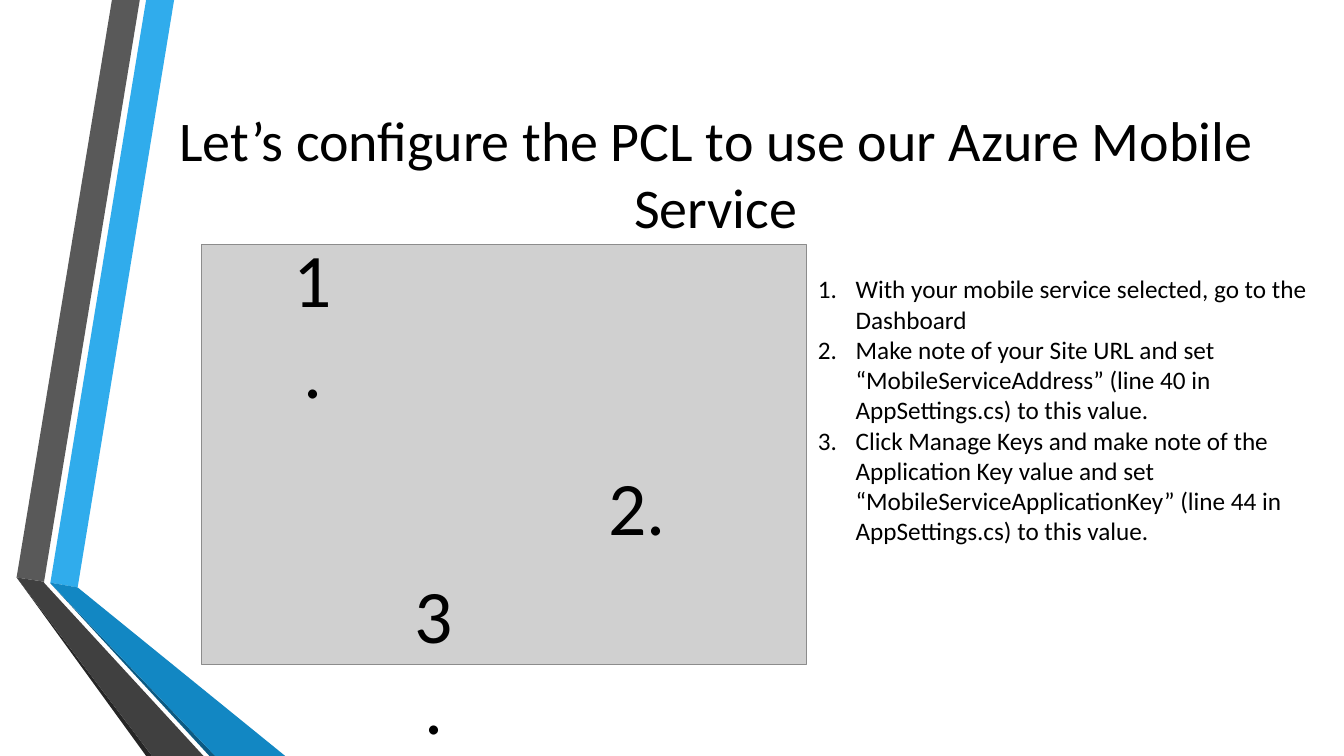
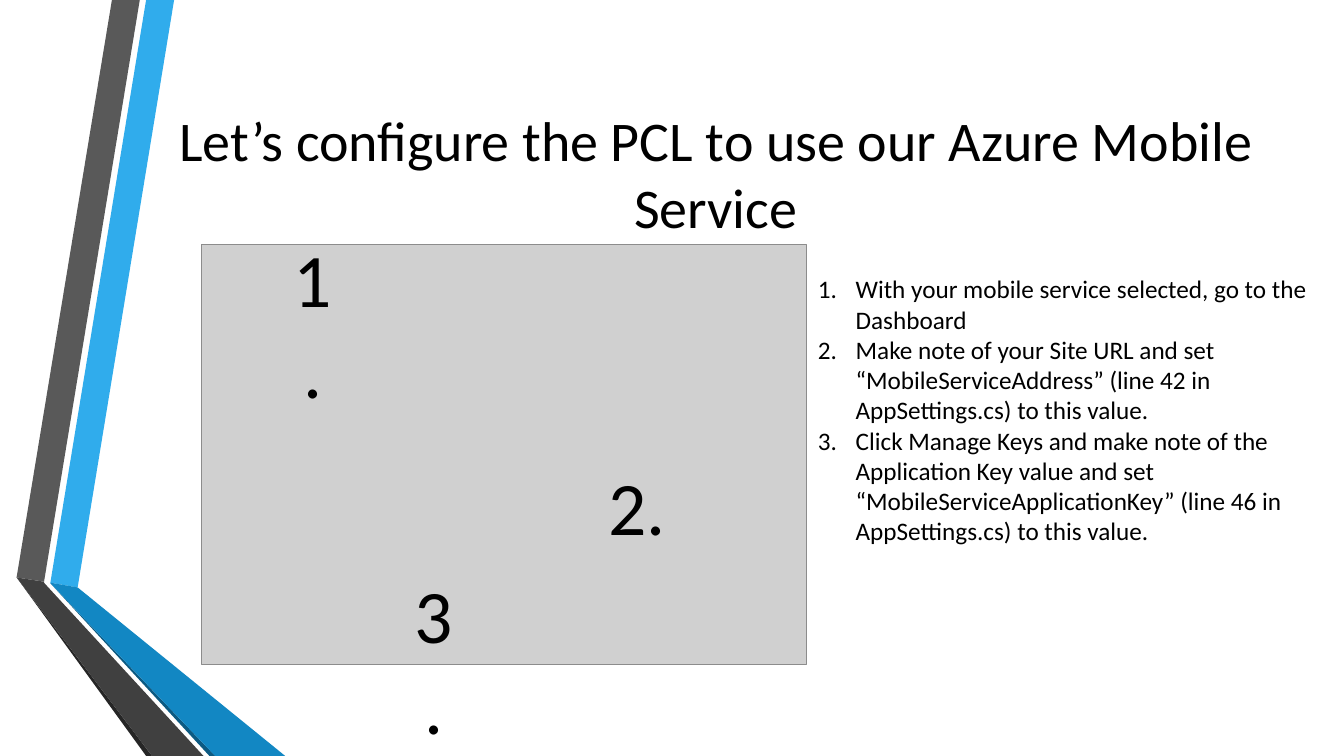
Before and after one commit to toolboc/XPlatformCloudKit, a slide deck: slide 16 of XPlatformCloudkit.pptx. Drawn at 1344x756 pixels with LibreOffice and Linux fonts; fonts in the diff are those of the drawing; grey boxes stand for pictures; background and template pictures are left out. Boxes give left, top, right and bottom in pixels: in the first picture for what was removed or moved away, otherwise in the second. Text is boxed around its words. In the diff, an @@ line names an element or a change of style, - is before the commit and + after.

```diff
--- a/XPlatformCloudkit.pptx
+++ b/XPlatformCloudkit.pptx
@@ text at <box>856,341,1281,545</box>: text changed @@
-2. Make note of your Site URL and set “MobileServiceAddress” (line 40 in AppSettings.cs) to this value.
-3. Click Manage Keys and make note of the Application Key value and set “MobileServiceApplicationKey” (line 44 in AppSettings.cs) to this value.
+2. Make note of your Site URL and set “MobileServiceAddress” (line 42 in AppSettings.cs) to this value.
+3. Click Manage Keys and make note of the Application Key value and set “MobileServiceApplicationKey” (line 46 in AppSettings.cs) to this value.
```
Also in this commit, not shown: 3 other slides changed.
